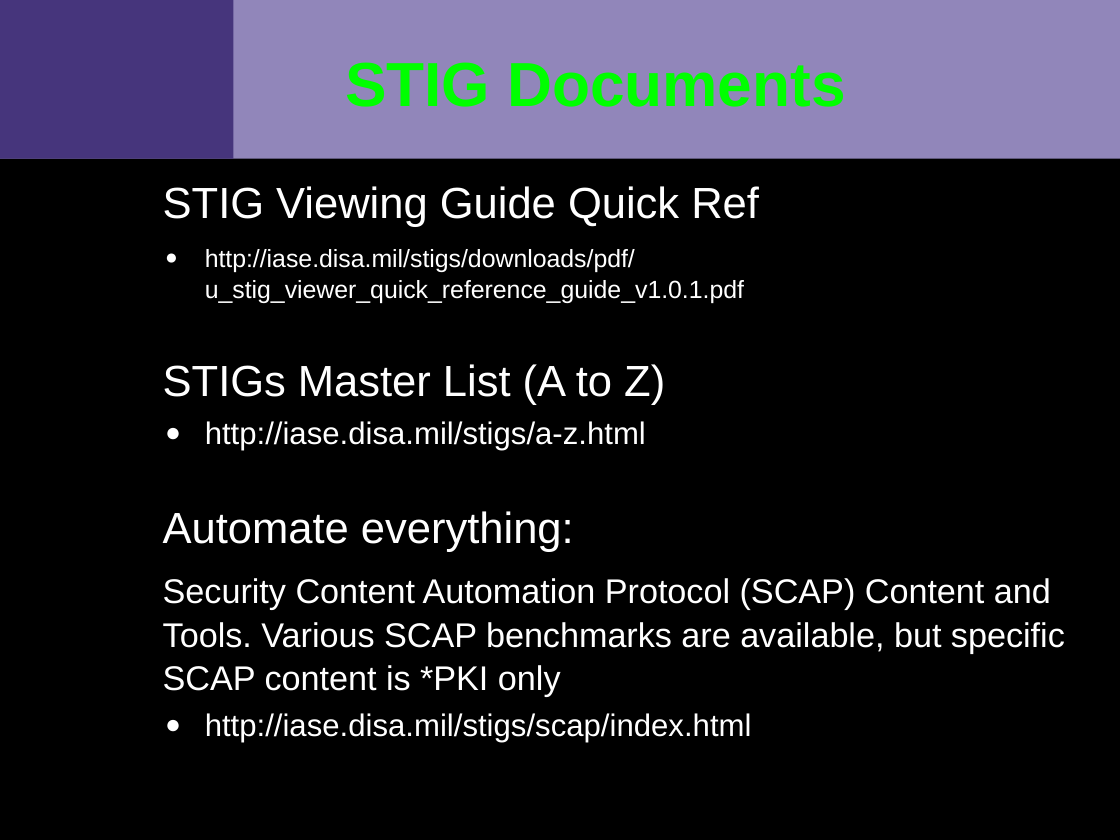
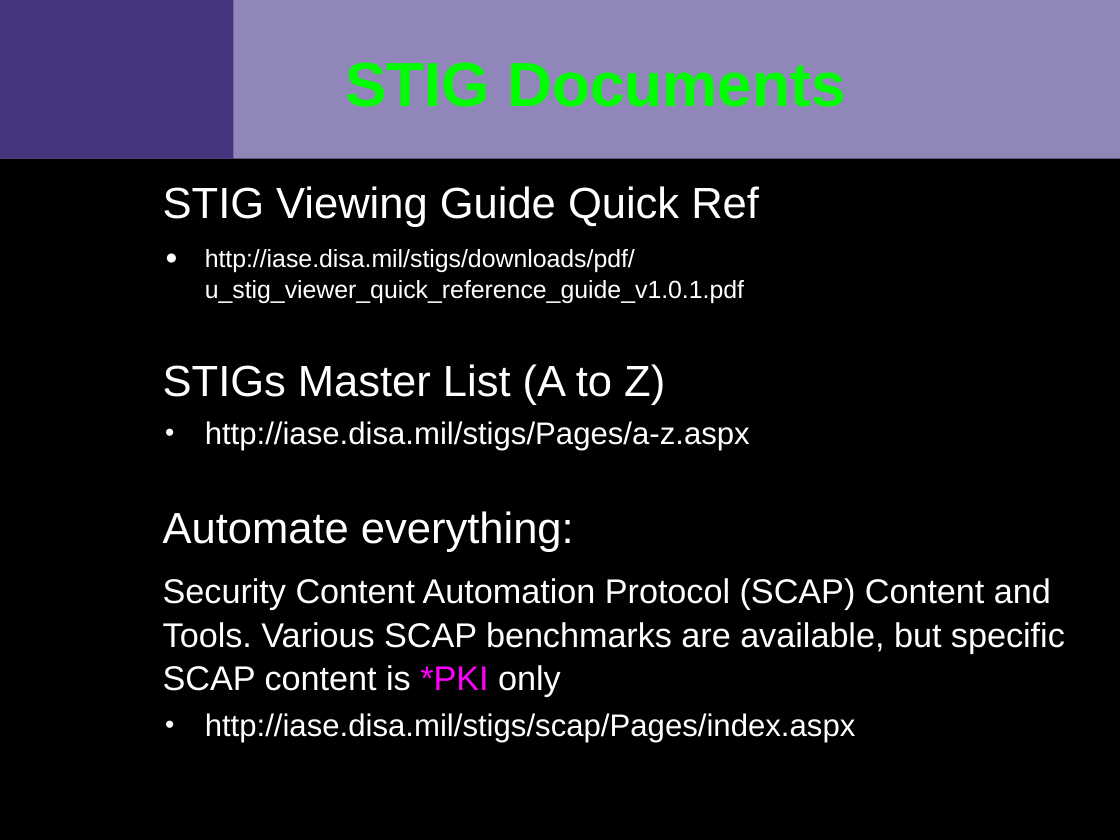
Before and after one commit to VCTLabs/elc2015-presentations, a slide deck: slide 11 of security_IoT/security_assessment_slides.odp. Drawn at 1120x840 pixels with LibreOffice and Linux fonts; fonts in the diff are those of the drawing; background and template pictures are left out. Boxes give left, top, right and bottom in pixels: in the first picture for what was removed or moved away, otherwise in the second. Text is boxed around its words. In the diff, an @@ line names an element or a change of style, - is before the commit and + after.

```diff
--- a/security_IoT/security_assessment_slides.odp
+++ b/security_IoT/security_assessment_slides.odp
@@ text at box(205, 421, 750, 450): text changed @@
-  ● http://iase.disa.mil/stigs/a-z.html
+  • http://iase.disa.mil/stigs/Pages/a-z.aspx
@@ text at box(163, 578, 1065, 697): text colour #FFFFFF to #FF00FF in "*PKI" @@
@@ text at box(205, 713, 856, 743): text changed @@
-  ● http://iase.disa.mil/stigs/scap/index.html
+  • http://iase.disa.mil/stigs/scap/Pages/index.aspx
```
Also in this commit, not shown: 7 other slides changed, 1 other file.
